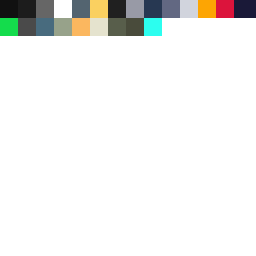
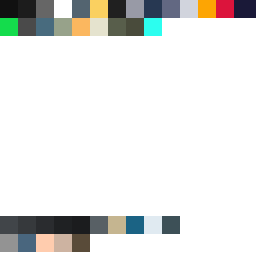
Revision of a layered 256 × 256 image; what changed, layer by layer:
added layer "Layer 4" above "Layer 2" over [0, 216, 180, 252]
